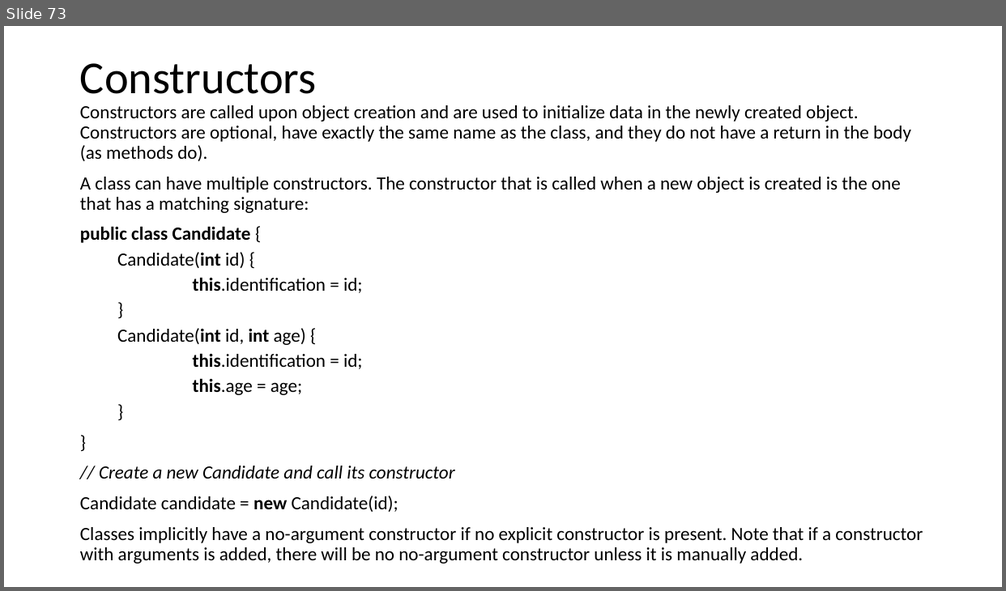
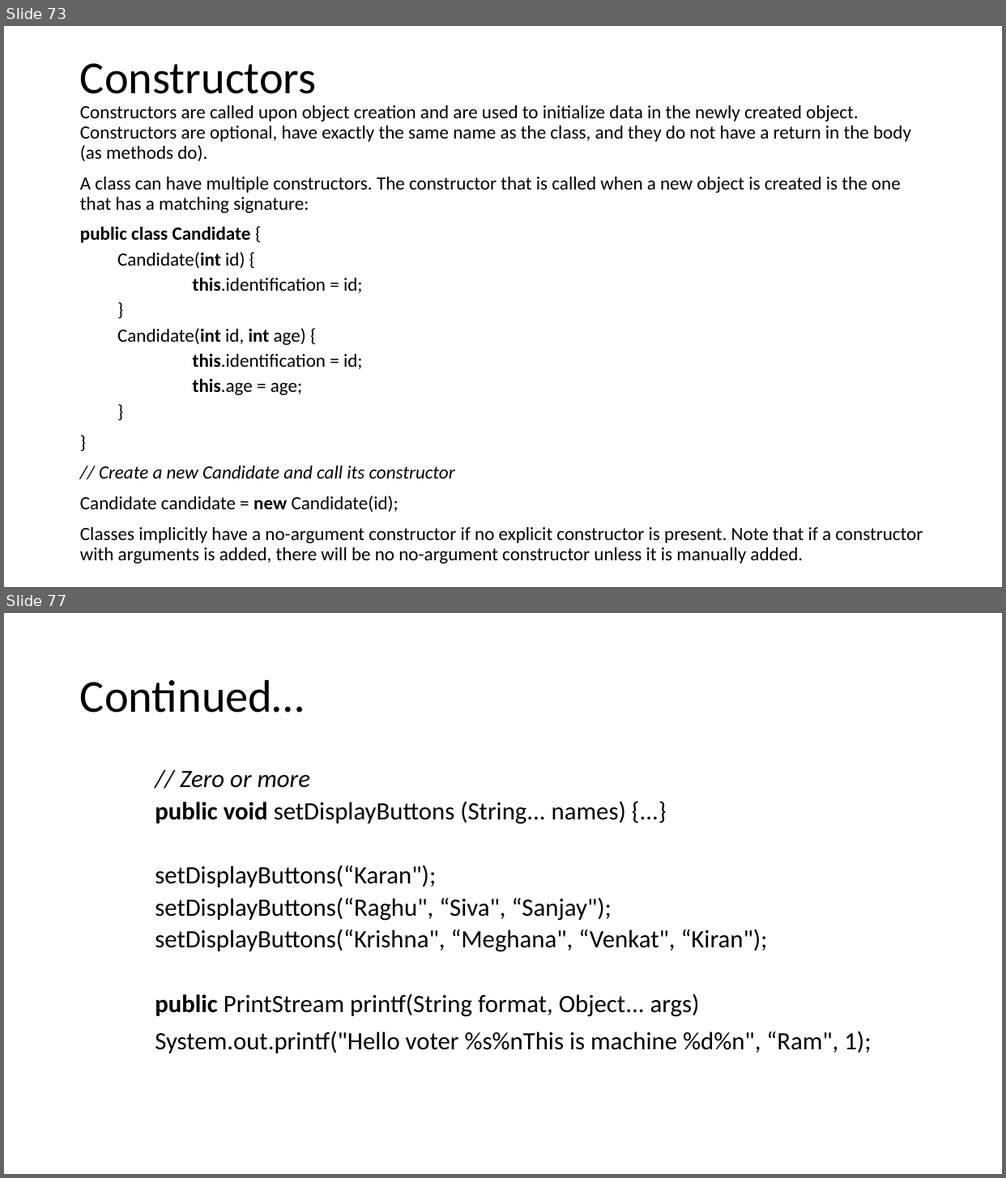
Before and after one commit to VeerababuK/Core-Java, a slide deck: Java Basics.pptx. Shown one above the other, each under a label of ours: slide 73 before the commit, slides 73 and 77 after it; the slides between them are not shown. The pictures are 1006x591 and 1006x1178 pixels, drawn with LibreOffice and Linux fonts; fonts in the diff are those of the drawing. Boxes give left, top, right and bottom in pixels: in the first picture for what was removed or moved away, otherwise in the second. Text is boxed around its words. In the diff, an @@ line names an element or a change of style, - is before the commit and + after.

```diff
--- a/Java Basics.pptx
+++ b/Java Basics.pptx
@@ slide 77 added at box(4, 613, 1002, 1174), background #FFFFFF @@
@@ title added at box(80, 679, 304, 713), 44 pt, text #000000 @@
+Continued…
@@ text added at box(155, 771, 871, 1054), 24 pt, text #000000 @@
+    // Zero or more
+    public void setDisplayButtons (String... names) {...}
+    setDisplayButtons(“Karan");
+    setDisplayButtons(“Raghu", “Siva", “Sanjay");
+    setDisplayButtons(“Krishna", “Meghana", “Venkat", “Kiran");
+    public PrintStream printf(String format, Object... args)
+System.out.printf("Hello voter %s%nThis is machine %d%n", “Ram", 1);
```
Also in this commit, not shown: 39 other slides added.
